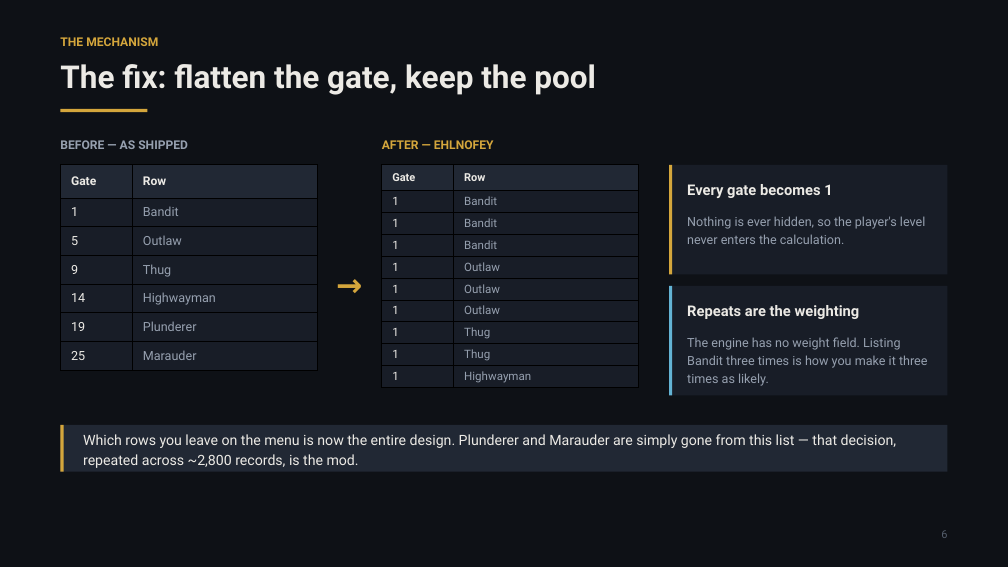
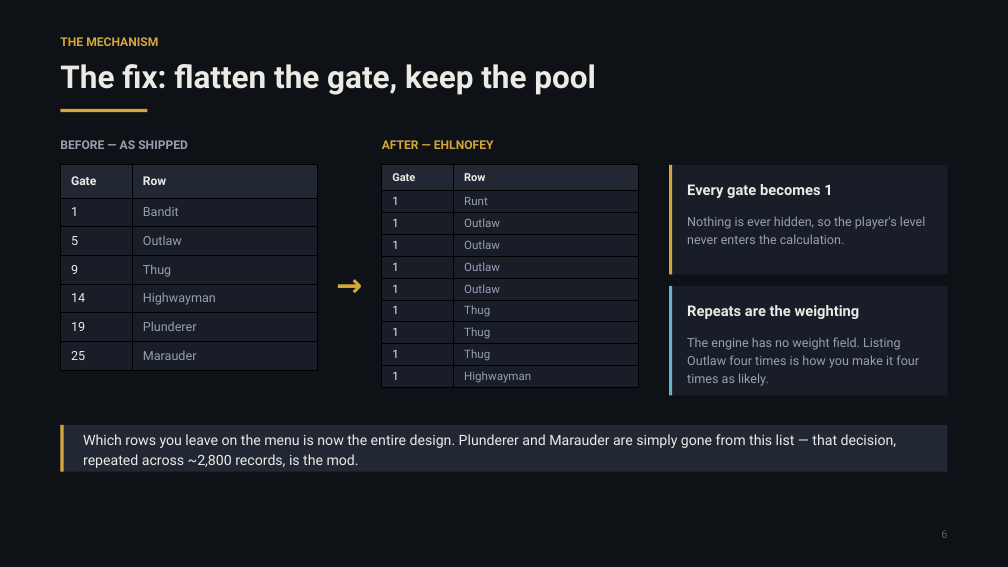
Before and after one commit to stefangouldson/ehlnofey, a slide deck: slide 6 of arch-docs/summary/ehlnofey-tier-ladders.pptx. Drawn at 1008x567 pixels with LibreOffice and Linux fonts; fonts in the diff are those of the drawing. Boxes give left, top, right and bottom in pixels: in the first picture for what was removed or moved away, otherwise in the second. Text is boxed around its words. In the diff, an @@ line names an element or a change of style, - is before the commit and + after.

```diff
--- a/arch-docs/summary/ehlnofey-tier-ladders.pptx
+++ b/arch-docs/summary/ehlnofey-tier-ladders.pptx
@@ table at (382, 165, 639, 388) @@
-row 2: 1 | Bandit
-row 3: 1 | Bandit
-row 4: 1 | Bandit
+row 2: 1 | Runt
+row 3: 1 | Outlaw
+row 9: 1 | Thug
@@ text at (687, 337, 919, 386): text changed @@
-The engine has no weight field. Listing Bandit three times is how you make it three times as likely.
+The engine has no weight field. Listing Outlaw four times is how you make it four times as likely.
```
Also in this commit, not shown: 1 other slide changed, 46 other files.
